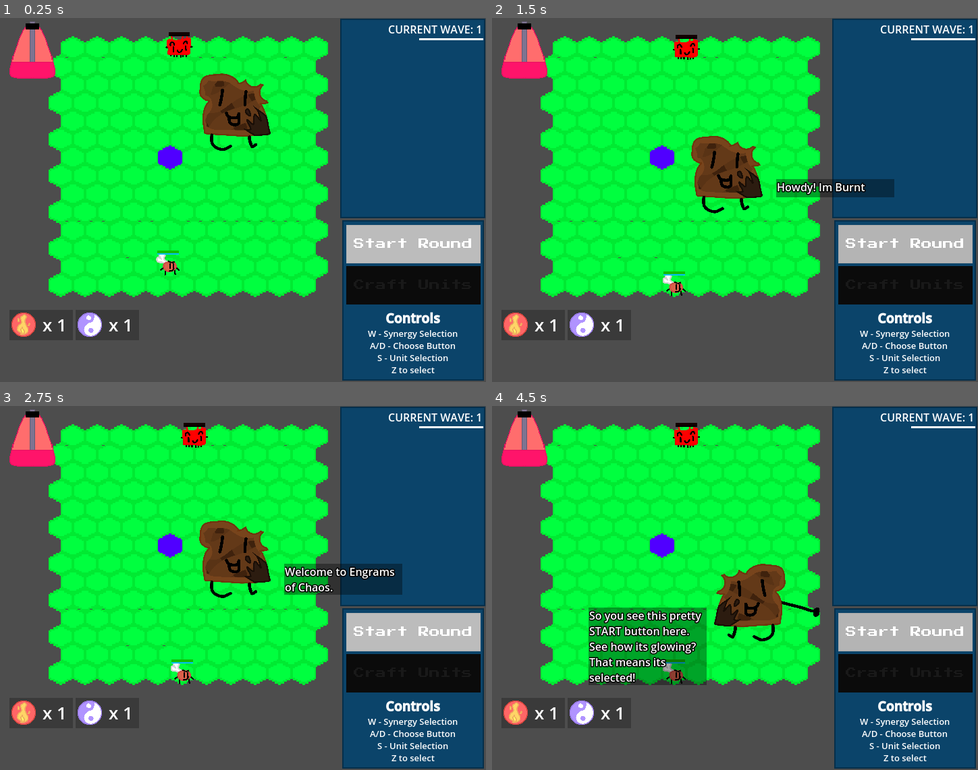
Above: before the commit, frames 1-4 (two rows, left to right).
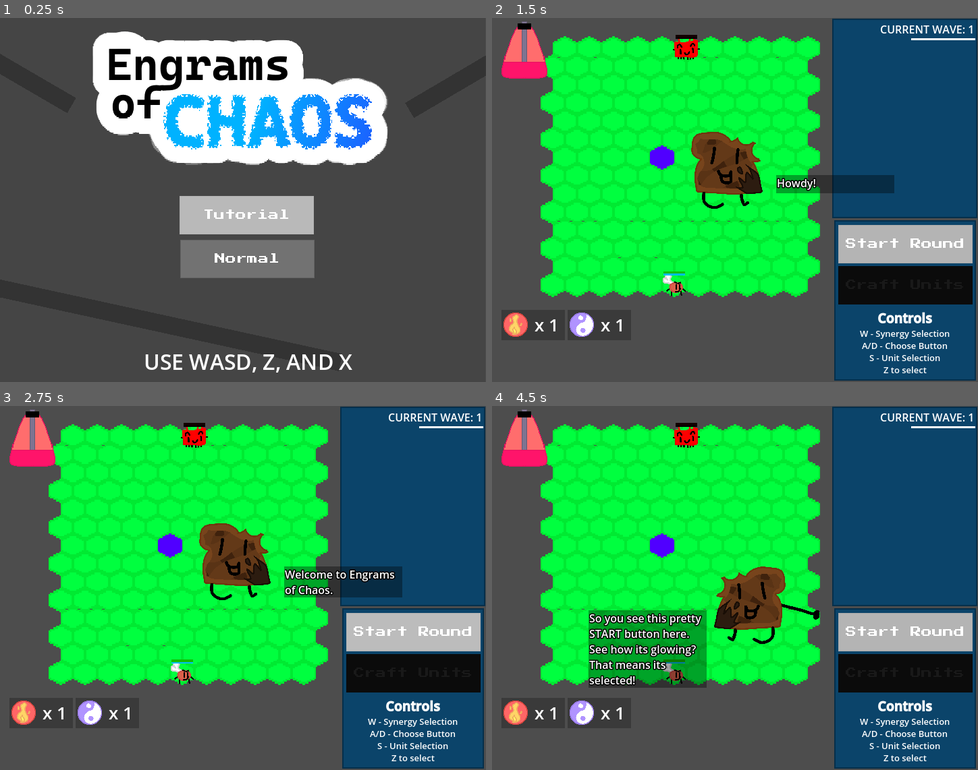
Above: after the commit, the same moments.

Repository: Kaplin86/engrams-of-chaos
Game: Godot game, scene res://main_menu.tscn
Two runs of this game, one before a commit and one after it. Both use one fixed random seed, a clock stepped at 60 frames per second and the inputs below. Before the commit the project starts from res://main.tscn.
Inputs (mouse positions are in pixels of both pictures, inside the frame that each line leads up to):
- Up to frame 1 (0.25 s): no input
- Up to frame 2 (1.5 s): tap Enter at 0.5 s; move the mouse to (841, 181) at 0.52 s; hold Right (ui_right) 0.53-1.28 s; tap Z (confirm) at 0.6, 1.25, 1.35 s; click (841, 181) at 0.67 s; move the mouse to (637, 218) at 1.27 s; hold Down (ui_down) from 1.28 s (still down)
- Up to frame 3 (2.75 s): tap Z (confirm) at 2, 2.3 s; move the mouse to (291, 507) at 2.02 s; release Down (ui_down) at 2.03 s; hold Right (ui_right) from 2.03 s (still down); hold X (deny) from 2.03 s (still down)
- Up to frame 4 (4.5 s): move the mouse to (710, 660) at 2.77 s; release Right (ui_right) at 2.78 s; release X (deny) at 2.78 s; hold Up (ui_up) 2.78-3.53 s; tap Z (confirm) at 2.85, 3.6 s; click (710, 660) at 2.92 s; move the mouse to (880, 642) at 3.52 s; hold Left (ui_left) from 3.53 s (still down); move the mouse to (589, 533) at 4.27 s; tap X (deny) at 4.35 s

The runs differ from the first frame. In frame 1, 74% of the frame differs, in the area x 0-100%, y 0-100%; in frame 2, 1.9%; in frame 3, 1.8%; in frame 4, 3.4%.

Commit message:
31 Hour and 20 Minutes
Made the main menu buttons work and made it so the background guys die if they go too far down and they also have random sprites

Diff:
--- a/datastoreHolder.gd
+++ b/datastoreHolder.gd
@@ -4,6 +4,7 @@
 
 var synergyUnitJson : Dictionary = {}
 var craftingUnitJson : Dictionary = {}
+var tutorial = false
 
 func _ready() -> void:
 	var file = FileAccess.open("res://datastore/synergyUnits.json", FileAccess.READ)
--- a/main_menu.gd
+++ b/main_menu.gd
@@ -1,11 +1,41 @@
 extends Node2D
 
+@export var Buttons : Array[ColorRect] = []
+var buttonHover = 0
+var deltatimer = 0
+func _process(delta: float) -> void:
+	deltatimer += delta
+	for E in Buttons.size():
+
+		var buttonInQuestion = Buttons[E]
+		if buttonHover == E:
+			if floor(deltatimer * 2) == round(deltatimer * 2):
+				buttonInQuestion.color =  Color("b2b2b2")
+			else:
+				buttonInQuestion.color =  Color("a9a9a9")
+		else:
+			buttonInQuestion.color = Color("636363")
+
+	if Input.is_action_just_pressed("ui_up"):
+		buttonHover += 1
+	elif Input.is_action_just_pressed("ui_down"):
+		buttonHover -= 1
+
+	if Input.is_action_just_pressed("confirm"):
+		print(buttonHover)
+		if buttonHover == 0:
+			DatastoreHolder.tutorial = true
+		get_tree().change_scene_to_file("res://main.tscn")
+
+	buttonHover = wrap(buttonHover,0,Buttons.size())
 
 func _on_timer_timeout() -> void:
 	var newBody : RigidBody2D = $PhysicsBG/RigidBody2D6.duplicate()
 	newBody.position = Vector2(randf_range(41.0,678.0),-84.0)
 	newBody.freeze = false
 	newBody.rotation = randf()
+	var unit = DatastoreHolder.craftingUnitJson.keys().pick_random()
+	newBody.get_child(0).texture = load("res://units/"+unit+"/"+unit+".svg")
 	add_child(newBody)
 
 	print("new guy")
--- a/main_menu.tscn
+++ b/main_menu.tscn
@@ -14,11 +14,18 @@
 [sub_resource type="RectangleShape2D" id="RectangleShape2D_jix8l"]
 size = Vector2(20, 551)
 
+[sub_resource type="RectangleShape2D" id="RectangleShape2D_qe12f"]
+size = Vector2(123, 112)
+
 [sub_resource type="CircleShape2D" id="CircleShape2D_nlkkf"]
 radius = 20.0
 
-[node name="MainMenu" type="Node2D"]
+[sub_resource type="RectangleShape2D" id="RectangleShape2D_nlkkf"]
+size = Vector2(736, 110)
+
+[node name="MainMenu" type="Node2D" node_paths=PackedStringArray("Buttons")]
 script = ExtResource("1_fu7sn")
+Buttons = [NodePath("Tutorial"), NodePath("Start")]
 
 [node name="Logo" type="Sprite2D" parent="."]
 position = Vector2(359, 123)
@@ -61,14 +68,14 @@
 theme_override_font_sizes/font_size = 32
 text = "USE WASD, Z, AND X"
 
-[node name="Pause_Resume" type="ColorRect" parent="."]
+[node name="Tutorial" type="ColorRect" parent="."]
 offset_left = 266.0
 offset_top = 264.0
 offset_right = 465.0
 offset_bottom = 321.0
 color = Color(0.389287, 0.389287, 0.389286, 1)
 
-[node name="ColorRect3" type="ColorRect" parent="Pause_Resume"]
+[node name="ColorRect3" type="ColorRect" parent="Tutorial"]
 layout_mode = 1
 anchors_preset = 15
 anchor_right = 1.0
@@ -81,7 +88,7 @@
 grow_vertical = 2
 color = Color(1, 1, 1, 0.096)
 
-[node name="Label" type="Label" parent="Pause_Resume"]
+[node name="Label" type="Label" parent="Tutorial"]
 layout_mode = 1
 anchors_preset = 15
 anchor_right = 1.0
@@ -94,14 +101,14 @@
 horizontal_alignment = 1
 vertical_alignment = 1
 
-[node name="Pause_Resume2" type="ColorRect" parent="."]
+[node name="Start" type="ColorRect" parent="."]
 offset_left = 267.0
 offset_top = 329.0
 offset_right = 466.0
 offset_bottom = 386.0
 color = Color(0.389287, 0.389287, 0.389286, 1)
 
-[node name="ColorRect3" type="ColorRect" parent="Pause_Resume2"]
+[node name="ColorRect3" type="ColorRect" parent="Start"]
 layout_mode = 1
 anchors_preset = 15
 anchor_right = 1.0
@@ -114,7 +121,7 @@
 grow_vertical = 2
 color = Color(1, 1, 1, 0.096)
 
-[node name="Label" type="Label" parent="Pause_Resume2"]
+[node name="Label" type="Label" parent="Start"]
 layout_mode = 1
 anchors_preset = 15
 anchor_right = 1.0
@@ -137,6 +144,13 @@
 [node name="CollisionShape2D" type="CollisionShape2D" parent="PhysicsBG/RigidBody2D"]
 position = Vector2(0, 265.5)
 shape = SubResource("RectangleShape2D_jix8l")
+
+[node name="RigidBody2D7" type="StaticBody2D" parent="PhysicsBG"]
+position = Vector2(352, 123)
+rotation = -0.713162
+
+[node name="CollisionShape2D" type="CollisionShape2D" parent="PhysicsBG/RigidBody2D7"]
+shape = SubResource("RectangleShape2D_qe12f")
 
 [node name="RigidBody2D2" type="StaticBody2D" parent="PhysicsBG"]
 position = Vector2(719, 5.00009)
@@ -192,19 +206,28 @@
 color = Color(0.221902, 0.221902, 0.221902, 1)
 
 [node name="RigidBody2D6" type="RigidBody2D" parent="PhysicsBG"]
-position = Vector2(678, -84)
+z_index = -3
+position = Vector2(984, -206)
 rotation = 1.78529
 freeze = true
-
-[node name="CollisionShape2D" type="CollisionShape2D" parent="PhysicsBG/RigidBody2D6"]
-shape = SubResource("CircleShape2D_nlkkf")
 
 [node name="Sprite2D" type="Sprite2D" parent="PhysicsBG/RigidBody2D6"]
 scale = Vector2(0.190293, 0.190293)
 texture = ExtResource("5_glbon")
 
+[node name="CollisionShape2D" type="CollisionShape2D" parent="PhysicsBG/RigidBody2D6"]
+shape = SubResource("CircleShape2D_nlkkf")
+
+[node name="Area2D" type="Area2D" parent="PhysicsBG"]
+position = Vector2(-1, 594)
+
+[node name="CollisionShape2D" type="CollisionShape2D" parent="PhysicsBG/Area2D"]
+position = Vector2(358, 45)
+shape = SubResource("RectangleShape2D_nlkkf")
+
 [node name="Timer" type="Timer" parent="."]
-wait_time = 0.5
+wait_time = 0.2
 autostart = true
 
+[connection signal="body_entered" from="PhysicsBG/Area2D" to="PhysicsBG" method="_on_area_2d_body_entered"]
 [connection signal="timeout" from="Timer" to="." method="_on_timer_timeout"]
--- a/physics_bg.gd
+++ b/physics_bg.gd
@@ -1 +1,5 @@
 extends Node2D
+
+
+func _on_area_2d_body_entered(body: Node2D) -> void:
+	body.queue_free()
--- a/project.godot
+++ b/project.godot
@@ -11,7 +11,7 @@
 [application]
 
 config/name="shiba autochess"
-run/main_scene="uid://5nme2qseus3n"
+run/main_scene="uid://b1hvbupj4t4hn"
 config/features=PackedStringArray("4.4", "GL Compatibility")
 config/icon="res://icon.svg"
 
--- a/tutorial_handler.gd
+++ b/tutorial_handler.gd
@@ -6,6 +6,7 @@
 func _ready() -> void:
 	if !cursorHandler or !gameHandler or !tutorialPointer:
 		return
+	tutorialMode = DatastoreHolder.tutorial
 	if !tutorialMode:
 		return
 
Not shown: 1 places in main_menu.tscn that only renumber resources
